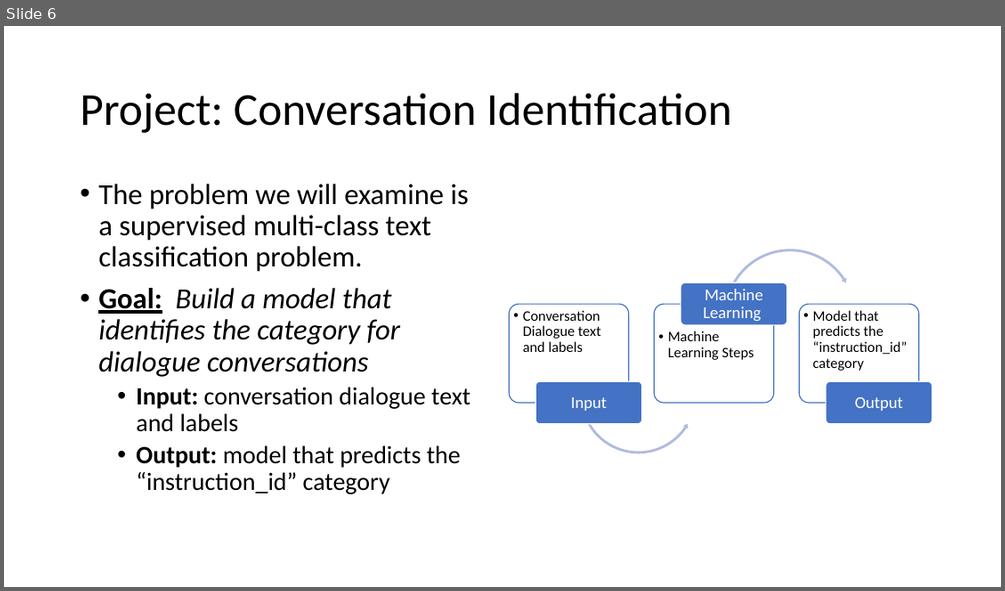
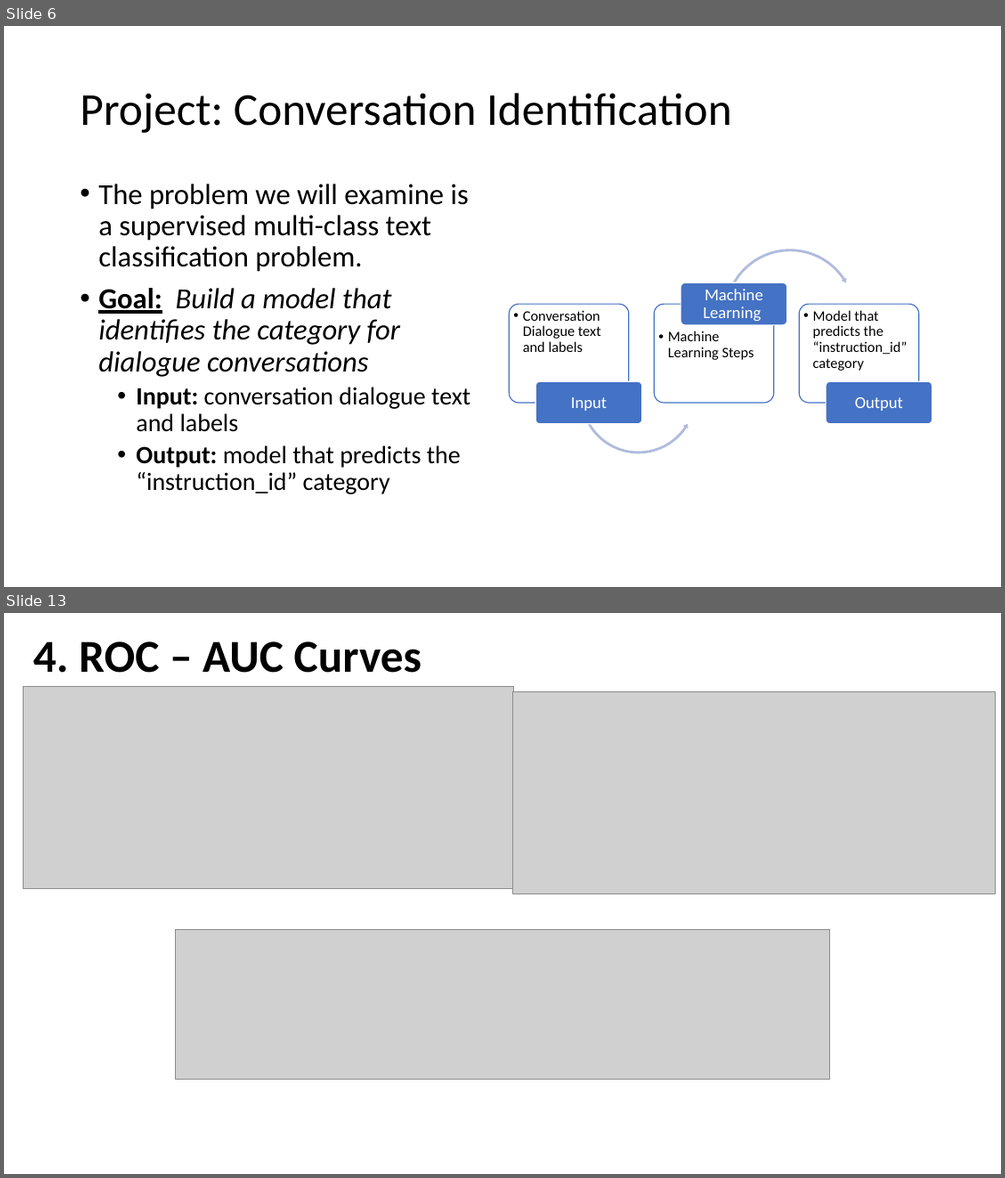
Before and after one commit to CSML1010-3-2020/NLPCourseProject, a slide deck: Milestone02.pptx. Shown one above the other, each under a label of ours: slide 6 before the commit, slides 6 and 13 after it; the slides between them are not shown. The pictures are 1005x591 and 1005x1178 pixels, drawn with LibreOffice and Linux fonts; fonts in the diff are those of the drawing; grey boxes stand for pictures. Boxes give left, top, right and bottom in pixels: in the first picture for what was removed or moved away, otherwise in the second. Text is boxed around its words. In the diff, an @@ line names an element or a change of style, - is before the commit and + after.

```diff
--- a/Milestone02.pptx
+++ b/Milestone02.pptx
@@ slide 13 added at <box>4,613,1001,1174</box>, background #FFFFFF @@
@@ title added at <box>33,641,421,673</box>, 44 pt, text #000000, bold @@
+4. ROC – AUC Curves
@@ picture added at <box>24,687,514,889</box> @@
@@ picture added at <box>512,691,995,893</box> @@
@@ picture added at <box>175,929,830,1079</box> @@
```
Also in this commit, not shown: 14 slides changed, 1 other slide added.
